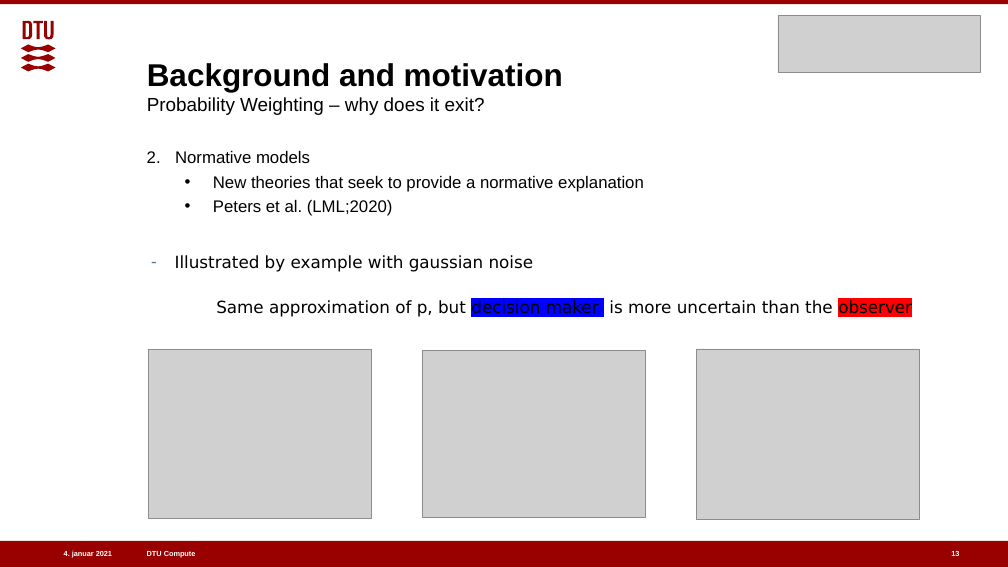
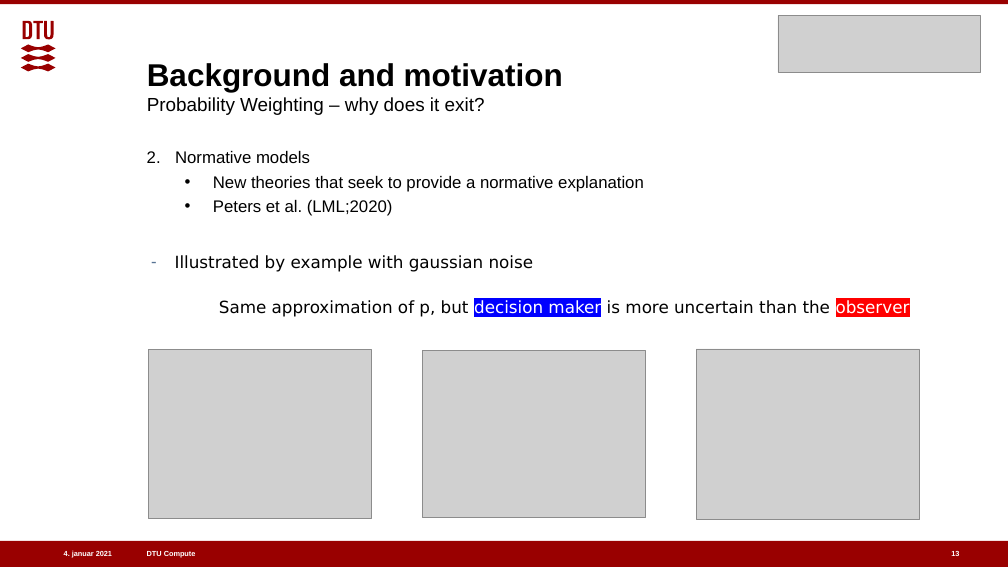
Before and after one commit to benj1003/Comparing-normative-and-descriptive-models-of-probability-weighting, a slide deck: slide 13 of Presentations/Oral defence 07-01-2021.pptx. Drawn at 1008x567 pixels with LibreOffice and Linux fonts; fonts in the diff are those of the drawing; grey boxes stand for pictures. Boxes give left, top, right and bottom in pixels: in the first picture for what was removed or moved away, otherwise in the second. Text is boxed around its words. In the diff, an @@ line names an element or a change of style, - is before the commit and + after.

```diff
--- a/Presentations/Oral defence 07-01-2021.pptx
+++ b/Presentations/Oral defence 07-01-2021.pptx
@@ text "Same approximation of p, but ..." at (219, 300, 910, 318): text colour #000000 to #FFFFFF in "decision maker observer" @@
```
